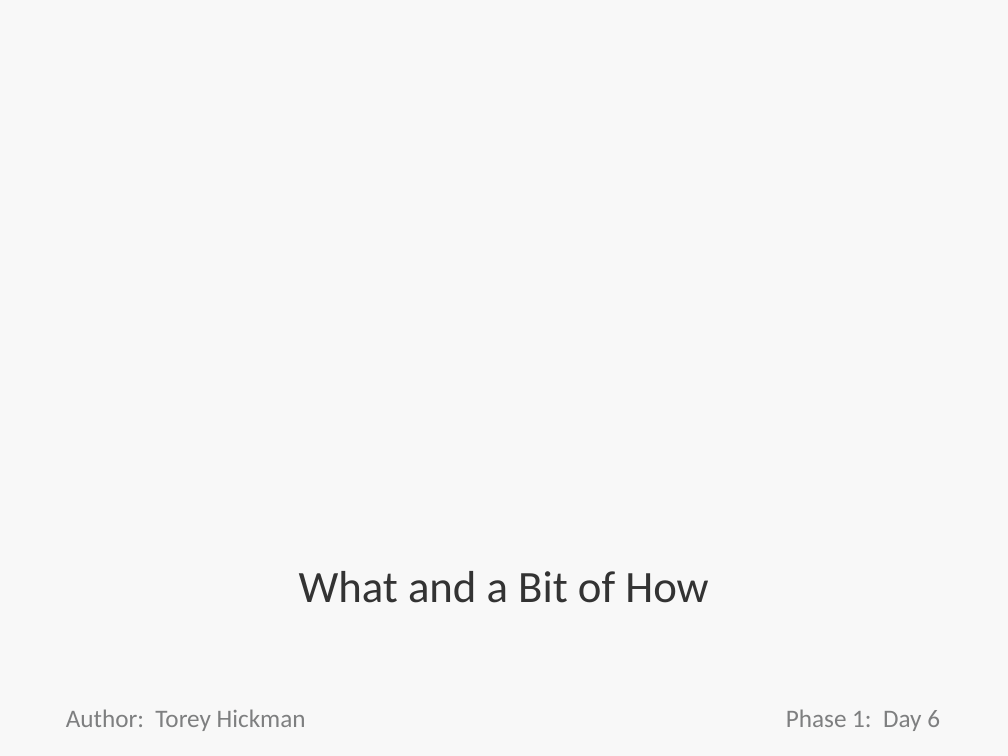
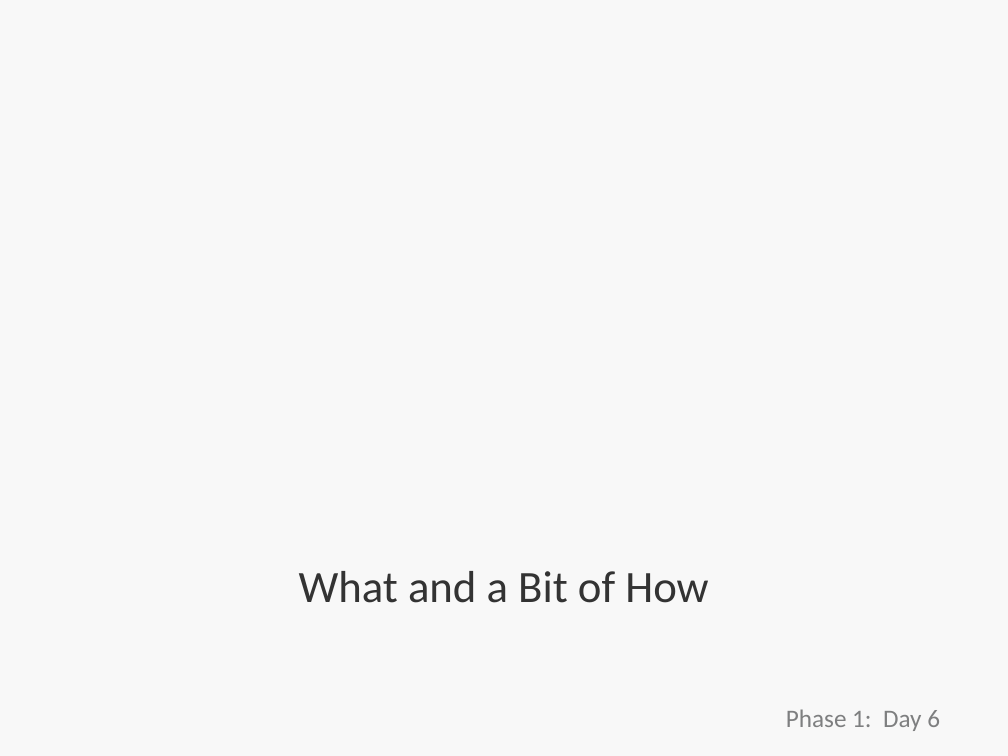
Before and after one commit to bootcoder/oo_approach, a slide deck: slide 1 of intro-to-oop.pptx. Drawn at 1008x756 pixels with LibreOffice and Linux fonts; fonts in the diff are those of the drawing; background and template pictures are left out. Boxes give left, top, right and bottom in pixels: in the first picture for what was removed or moved away, otherwise in the second. Text is boxed around its words. In the diff, an @@ line names an element or a change of style, - is before the commit and + after.

```diff
--- a/intro-to-oop.pptx
+++ b/intro-to-oop.pptx
@@ text removed at box(66, 709, 306, 731) @@
-Author: Torey Hickman
```
Also in this commit, not shown: 3 other files.
